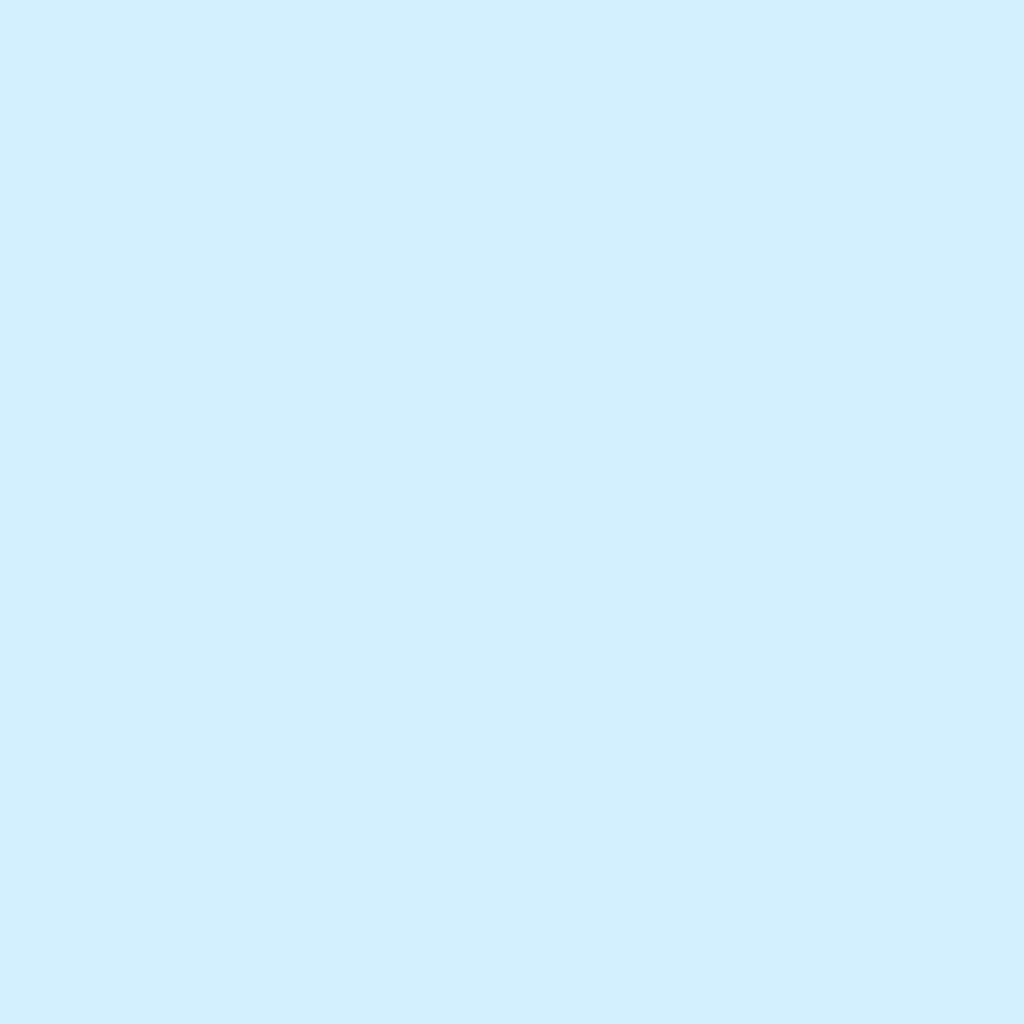
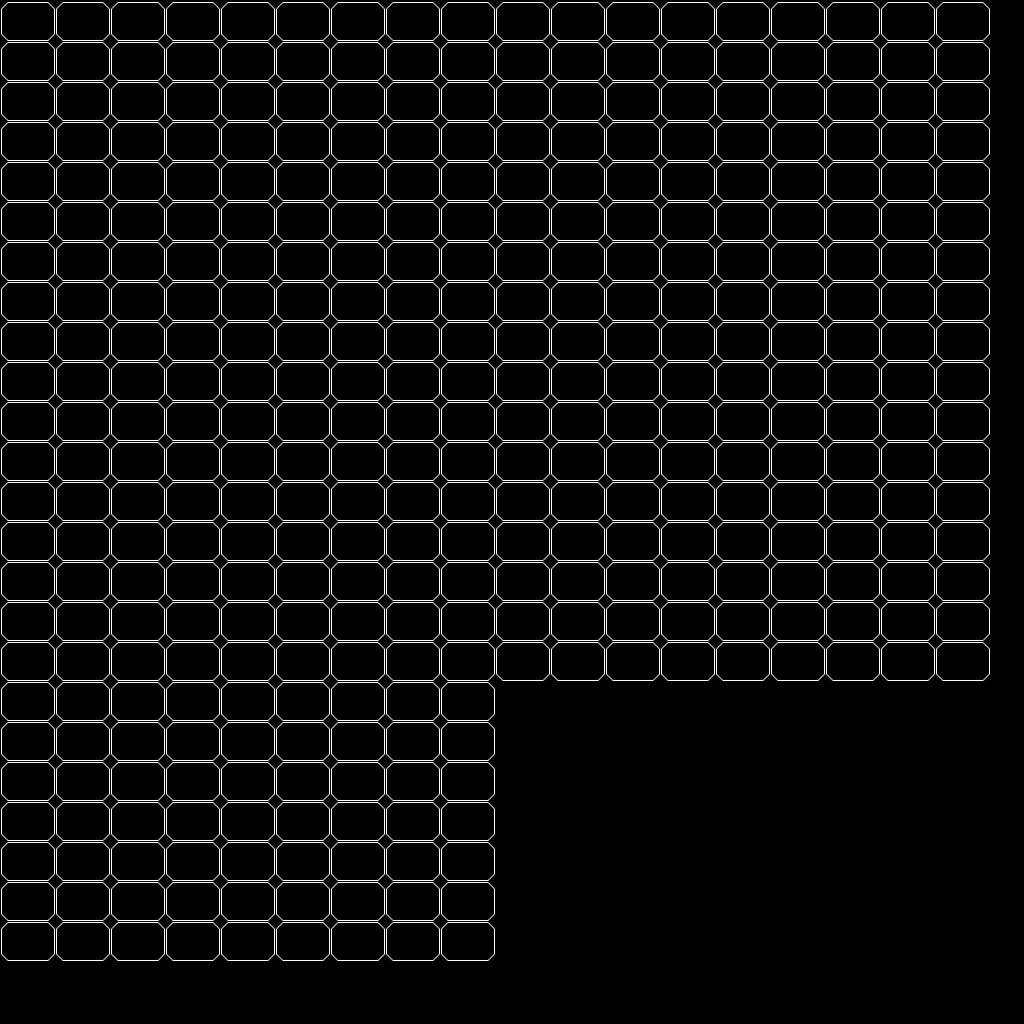
Layer changes from the first 1024x1024 image to the second:
hid "Highlight" over [0, 0, 1024, 1024]
hid "Disabled" over [0, 0, 1024, 1024]
hid "Normal" over [0, 0, 1024, 1024]
